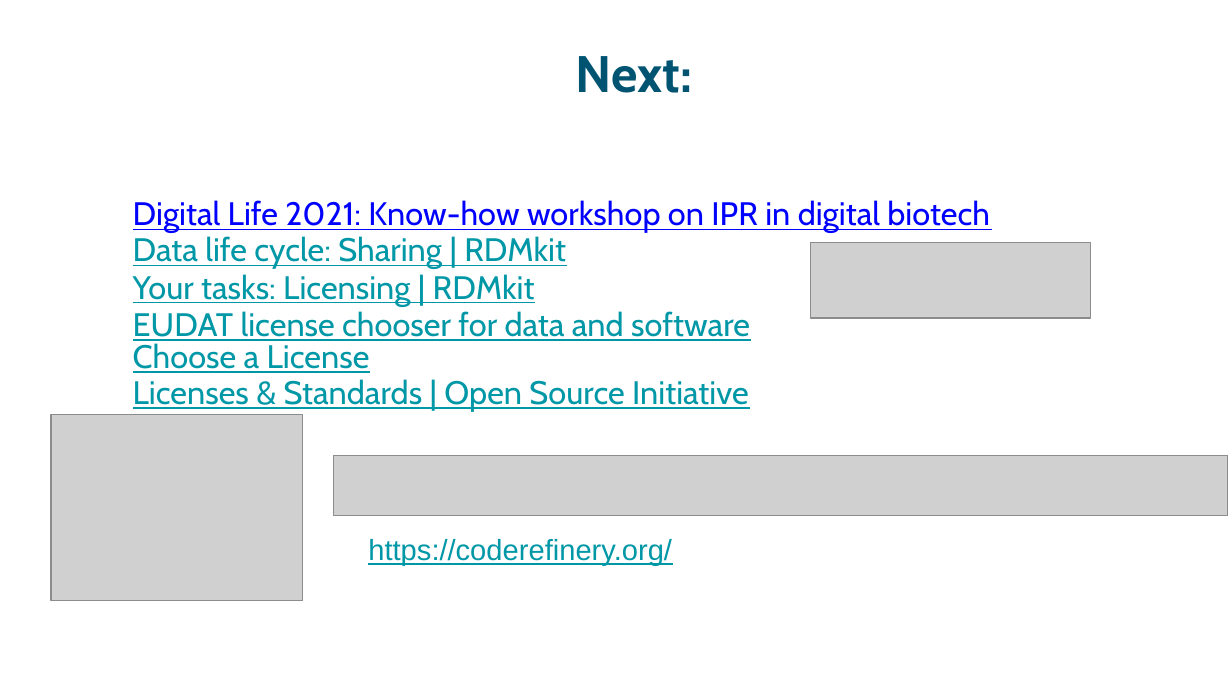
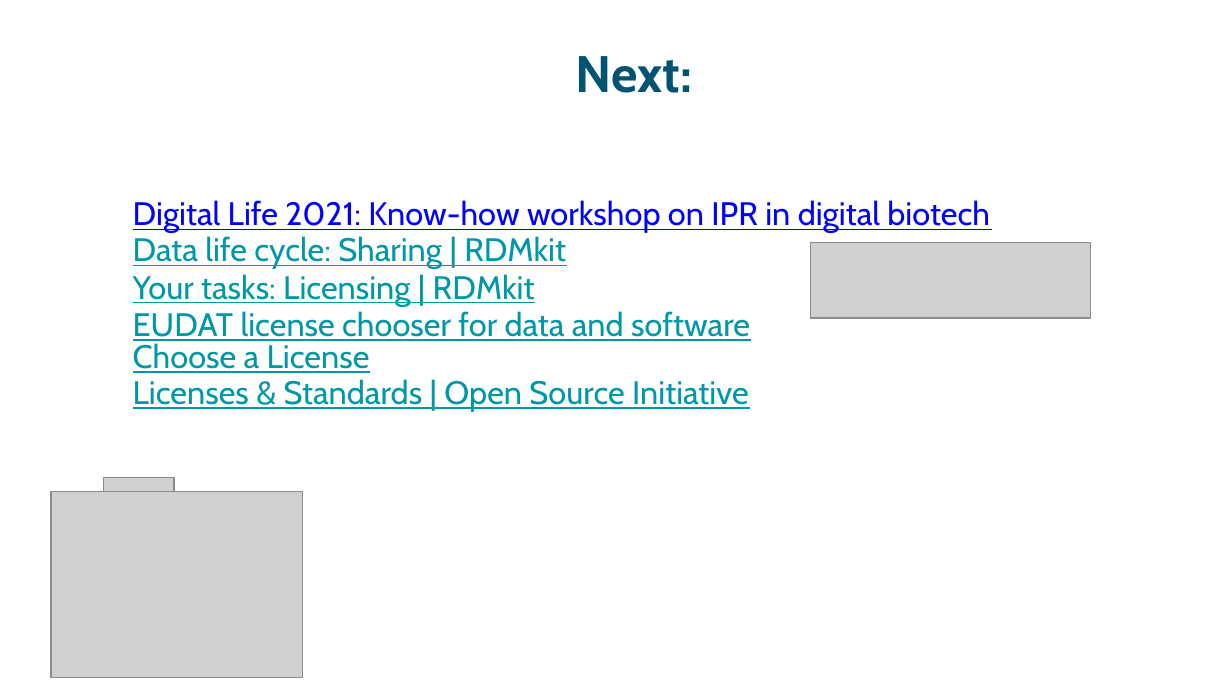
Before and after one commit to ELIXIR-Norway-Training/DMP-writing-workshop, a slide deck: slide 40 of 06_Licensing.odp (slide 71 before the commit). Drawn at 1232x693 pixels with LibreOffice and Linux fonts; fonts in the diff are those of the drawing; grey boxes stand for pictures. Boxes give left, top, right and bottom in pixels: in the first picture for what was removed or moved away, otherwise in the second. Text is boxed around its words. In the diff, an @@ line names an element or a change of style, - is before the commit and + after.

```diff
--- a/06_Licensing.odp
+++ b/06_Licensing.odp
@@ picture resized from (x1=51, y1=414, x2=302, y2=600) to (x1=103, y1=478, x2=174, y2=538) @@
@@ picture resized from (x1=334, y1=456, x2=1228, y2=516) to (x1=51, y1=492, x2=302, y2=678) @@
@@ text removed at (x1=368, y1=539, x2=672, y2=565) @@
-https://coderefinery.org/
```
Also in this commit, not shown: 8 other slides changed, 33 slides removed, 1 other file.
